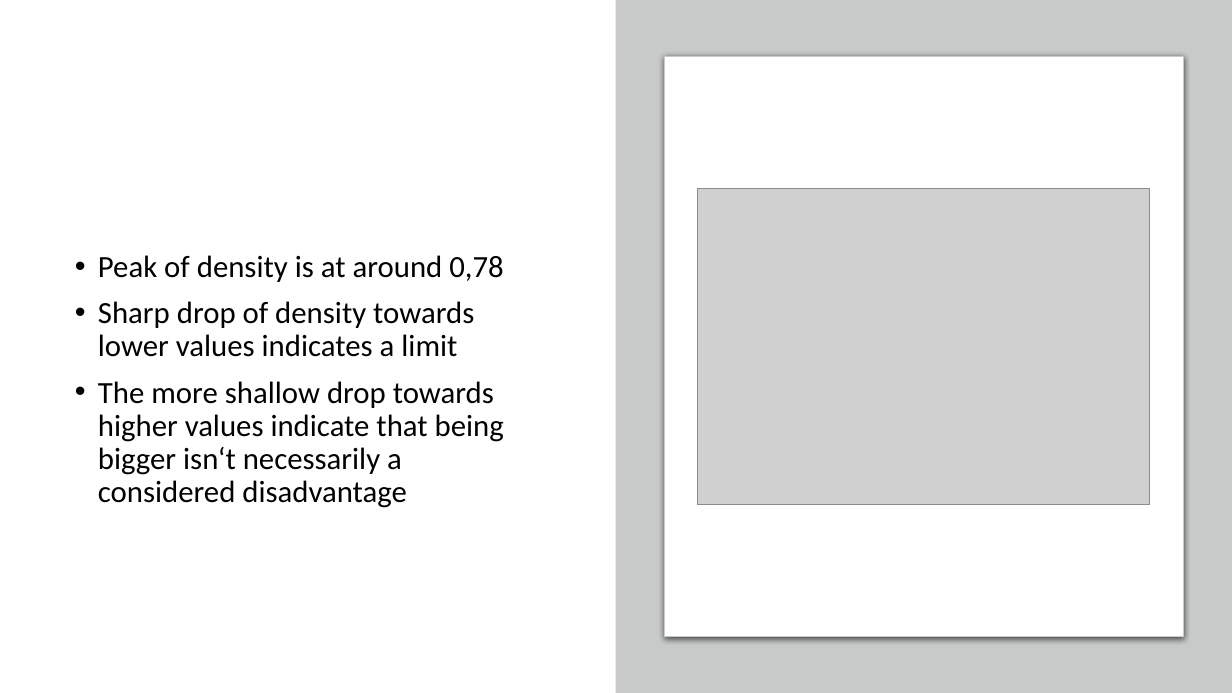
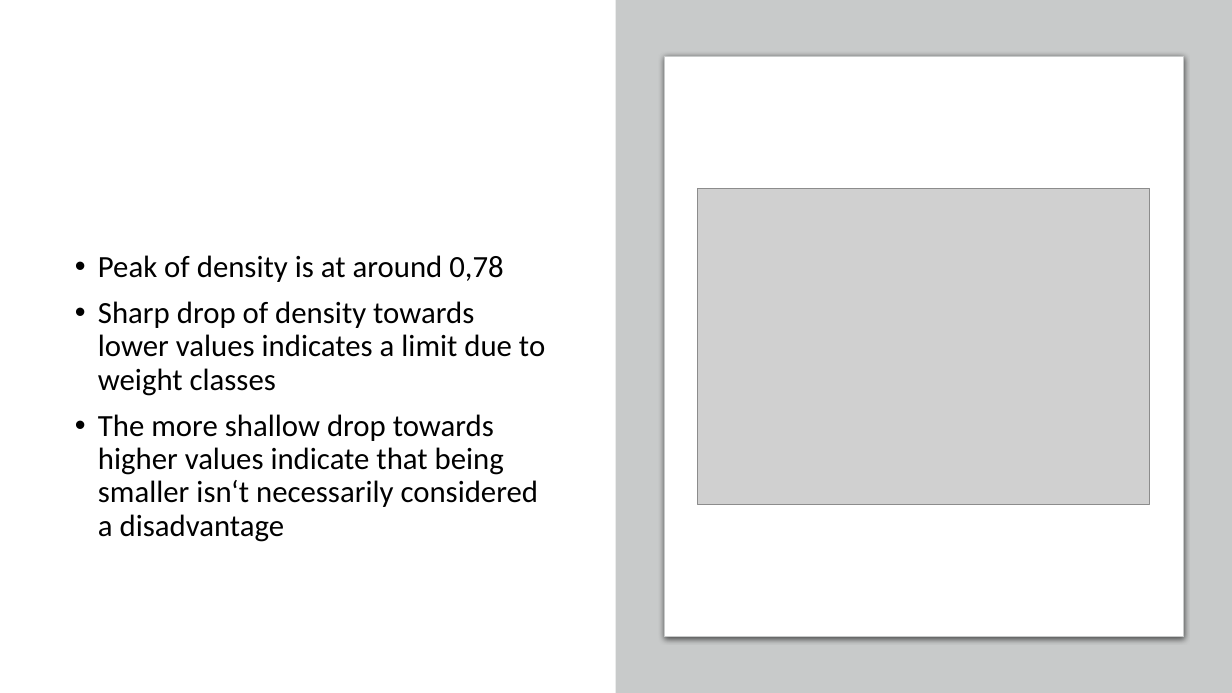
Before and after one commit to studentpretzels/DataScience_Course_FinalProject_UFC_052020, a slide deck: slide 4 of reports/UFC-Dataset.pptx. Drawn at 1232x693 pixels with LibreOffice and Linux fonts; fonts in the diff are those of the drawing; grey boxes stand for pictures. Boxes give left, top, right and bottom in pixels: in the first picture for what was removed or moved away, otherwise in the second. Text is boxed around its words. In the diff, an @@ line names an element or a change of style, - is before the commit and + after.

```diff
--- a/reports/UFC-Dataset.pptx
+++ b/reports/UFC-Dataset.pptx
@@ text at bbox=[98, 301, 545, 542]: text changed @@
-• Sharp drop of density towards
-  lower values indicates a limit
-• The more shallow drop towards
-  higher values indicate that being
-  bigger isn‘t necessarily a
-  considered disadvantage
+• Sharp drop of density towards
+  lower values indicates a limit due to weight classes
+• The more shallow drop towards
+  higher values indicate that being
+  smaller isn‘t necessarily considered a disadvantage
```
Also in this commit, not shown: 1 other file.
